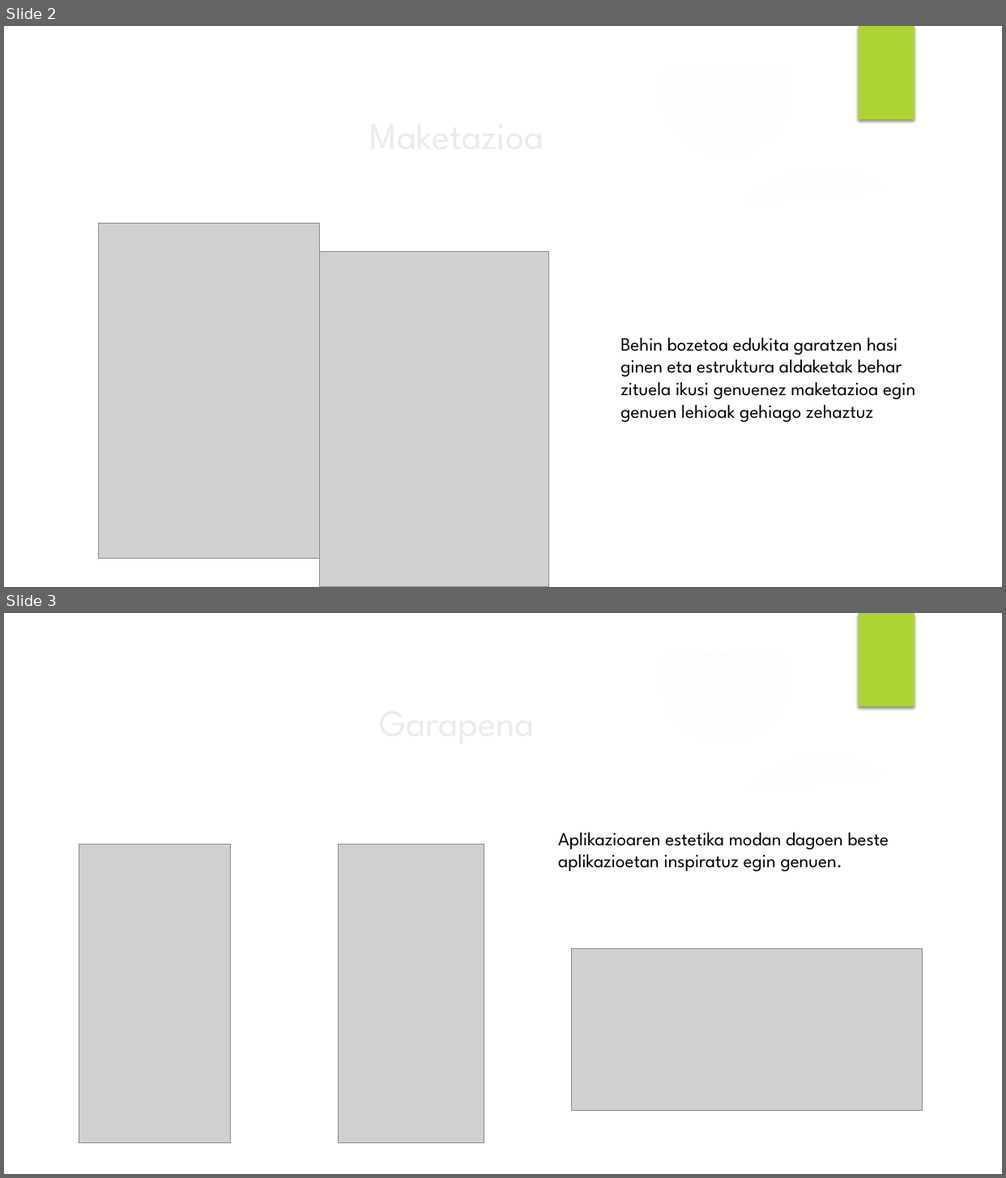
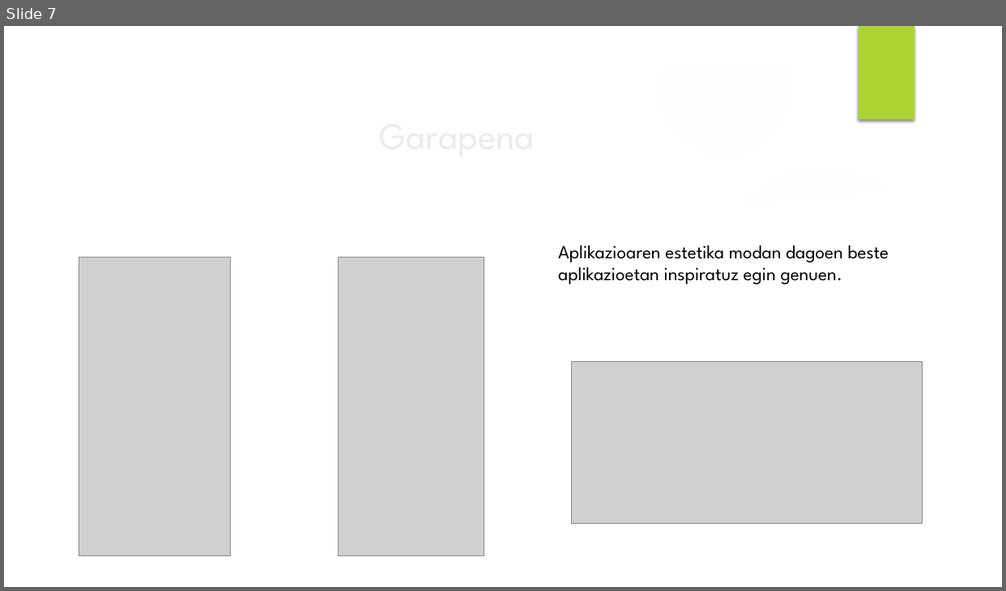
Before and after one commit to Iza666/EguneanBehin, a slide deck: Brain Pain powerpoint.pptx. Shown one above the other, each under a label of ours: slides 2 and 3 before the commit, slide 7 after it. The pictures are 1006x1178 and 1006x591 pixels, drawn with LibreOffice and Linux fonts; fonts in the diff are those of the drawing; grey boxes stand for pictures; background and template pictures are left out. Boxes give left, top, right and bottom in pixels: in the first picture for what was removed or moved away, otherwise in the second. Text is boxed around its words. In the diff, an @@ line names an element or a change of style, - is before the commit and + after.

```diff
--- a/Brain Pain powerpoint.pptx
+++ b/Brain Pain powerpoint.pptx
@@ slide 2 removed at [4,26,1002,587], background picture (left out); not listed: 9 template elements that a slide beside it also shows @@
@@ picture removed at [98,224,319,559] @@
@@ picture removed at [320,252,549,587] @@
@@ text removed at [620,338,915,422] @@
-Behin bozetoa edukita garatzen hasi ginen eta estruktura aldaketak behar zituela ikusi genuenez maketazioa egin genuen lehioak gehiago zehaztuz
@@ title removed at [791,382,878,396] @@
-Maketazioa
@@ what was slide 3 is now slide 7 @@
```
Also in this commit, not shown: 5 slides changed, 7 slides added, 1 other file.
